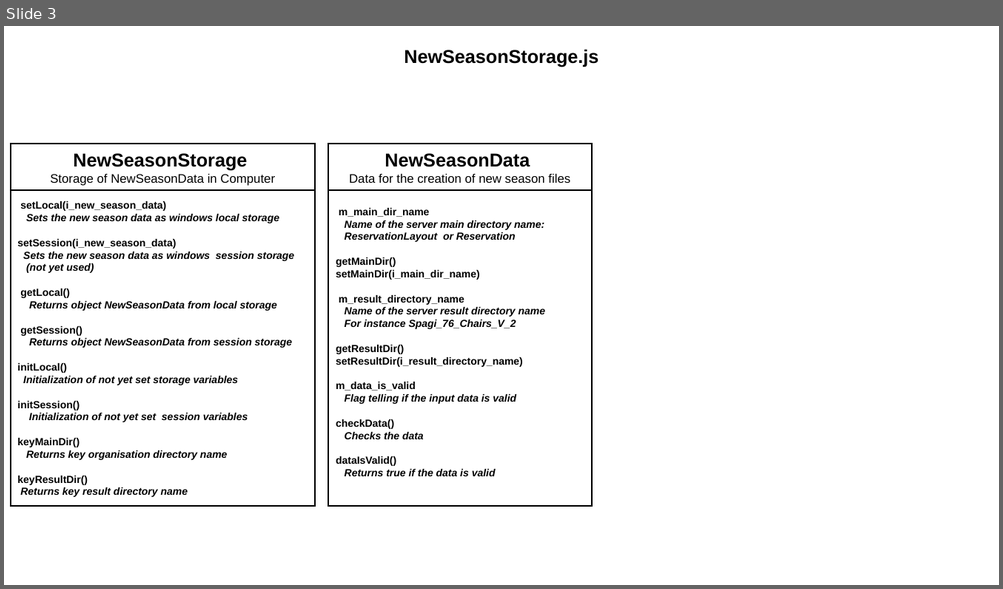
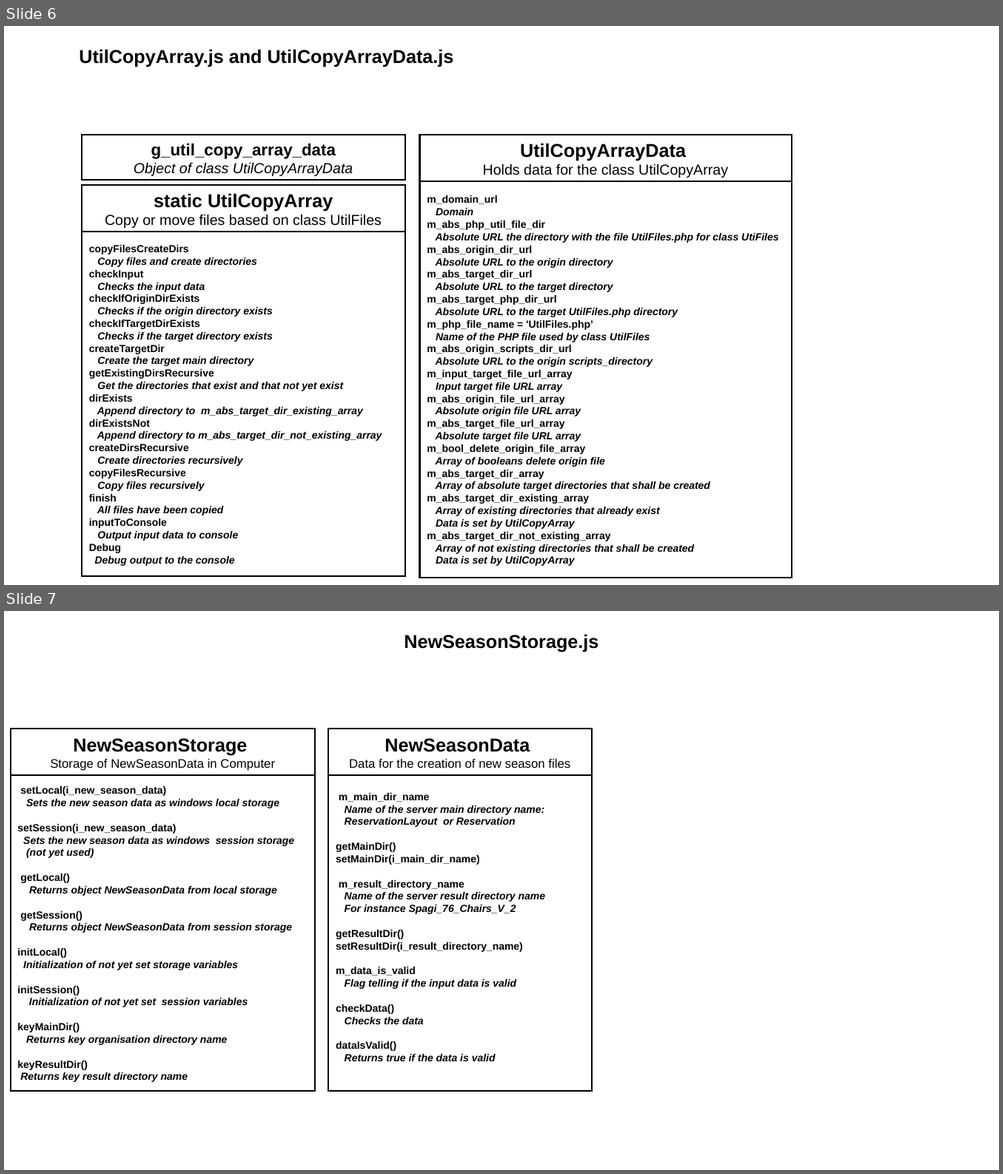
Before and after one commit to JazzLiveAarau/WwwReservationLayout, a slide deck: Description/ResrvationNewLayout.pptx. Shown one above the other, each under a label of ours: slide 3 before the commit, slides 6 and 7 after it. The pictures are 1003x589 and 1003x1174 pixels, drawn with LibreOffice and Linux fonts; fonts in the diff are those of the drawing. Boxes give left, top, right and bottom in pixels: in the first picture for what was removed or moved away, otherwise in the second. Text is boxed around its words. In the diff, an @@ line names an element or a change of style, - is before the commit and + after.

Commit message:
Copy reservation scripts and pkp

```diff
--- a/Description/ResrvationNewLayout.pptx
+++ b/Description/ResrvationNewLayout.pptx
@@ slide 6 added at (x1=4, y1=26, x2=999, y2=585), background #FFFFFF @@
@@ text added at (x1=79, y1=49, x2=454, y2=67), 18 pt, text #000000, bold @@
+UtilCopyArray.js and UtilCopyArrayData.js
@@ rectangle added at (x1=82, y1=135, x2=404, y2=180), outline #000000 1.5 pt, 14 pt, text #000000, italic @@
+g_util_copy_array_data
+Object of class UtilCopyArrayData
@@ rectangle added at (x1=420, y1=135, x2=791, y2=181), outline #000000 1.5 pt, 14 pt, text #000000 @@
+UtilCopyArrayData
+Holds data for the class UtilCopyArray
@@ rectangle added at (x1=82, y1=186, x2=404, y2=232), outline #000000 1.5 pt, 14 pt, text #000000 @@
+static UtilCopyArray
+Copy or move files based on class UtilFiles
@@ rectangle added at (x1=420, y1=182, x2=791, y2=579), outline #000000 1.5 pt, 10 pt, text #000000, bold, italic @@
+m_domain_url
+Domain
+m_abs_php_util_file_dir
+Absolute URL the directory with the file UtilFiles.php for class UtiFiles
+m_abs_origin_dir_url
+Absolute URL to the origin directory
+m_abs_target_dir_url
+Absolute URL to the target directory
+m_abs_target_php_dir_url
+Absolute URL to the target UtilFiles.php directory
+m_php_file_name = 'UtilFiles.php’
+Name of the PHP file used by class UtilFiles
+m_abs_origin_scripts_dir_url
+Absolute URL to the origin scripts_directory
+m_input_target_file_url_array
+Input target file URL array
+m_abs_origin_file_url_array
+Absolute origin file URL array
+m_abs_target_file_url_array
+Absolute target file URL array
+m_bool_delete_origin_file_array
+Array of booleans delete origin file
+m_abs_target_dir_array
+Array of absolute target directories that shall be created
+m_abs_target_dir_existing_array
+Array of existing directories that already exist
+Data is set by UtilCopyArray
+m_abs_target_dir_not_existing_array
+Array of not existing directories that shall be created
+Data is set by UtilCopyArray
@@ rectangle added at (x1=82, y1=232, x2=404, y2=577), outline #000000 1.5 pt, 10 pt, text #000000, bold, italic @@
+copyFilesCreateDirs
+Copy files and create directories
+checkInput
+Checks the input data
+checkIfOriginDirExists
+Checks if the origin directory exists
+checkIfTargetDirExists
+Checks if the target directory exists
+createTargetDir
+Create the target main directory
+getExistingDirsRecursive
+Get the directories that exist and that not yet exist
+dirExists
+Append directory to m_abs_target_dir_existing_array
+dirExistsNot
+Append directory to m_abs_target_dir_not_existing_array
+createDirsRecursive
+Create directories recursively
+copyFilesRecursive
+Copy files recursively
+finish
+All files have been copied
+inputToConsole
+Output input data to console
+Debug
+Debug output to the console
@@ what was slide 3 is now slide 7 @@
```
Also in this commit, not shown: 1 slide changed, 3 other slides added, 1 slide removed, 15 other files.
